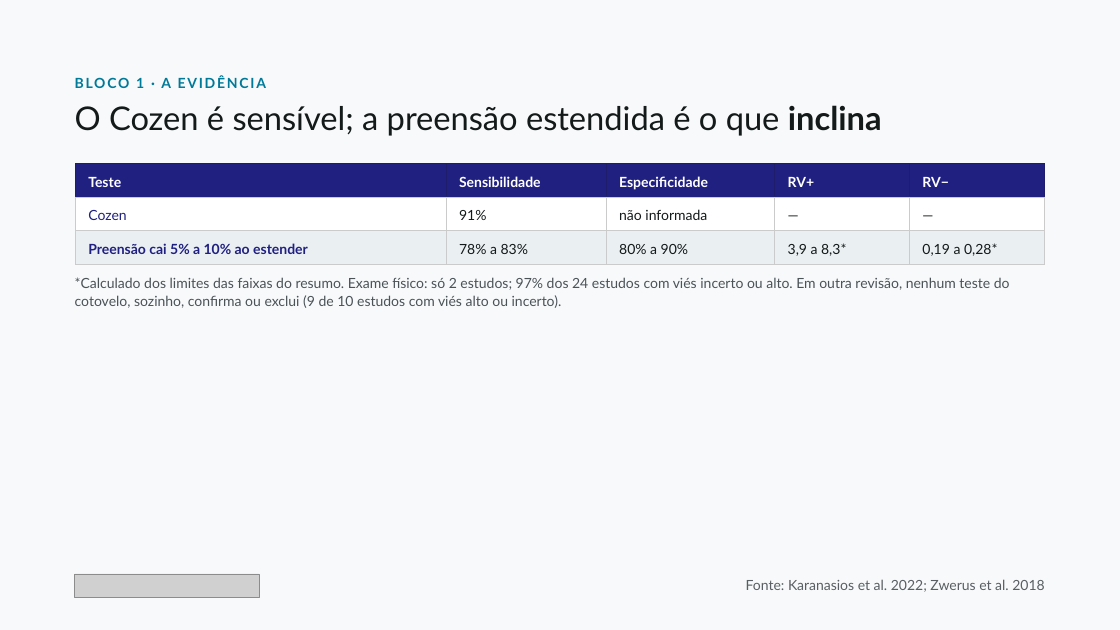
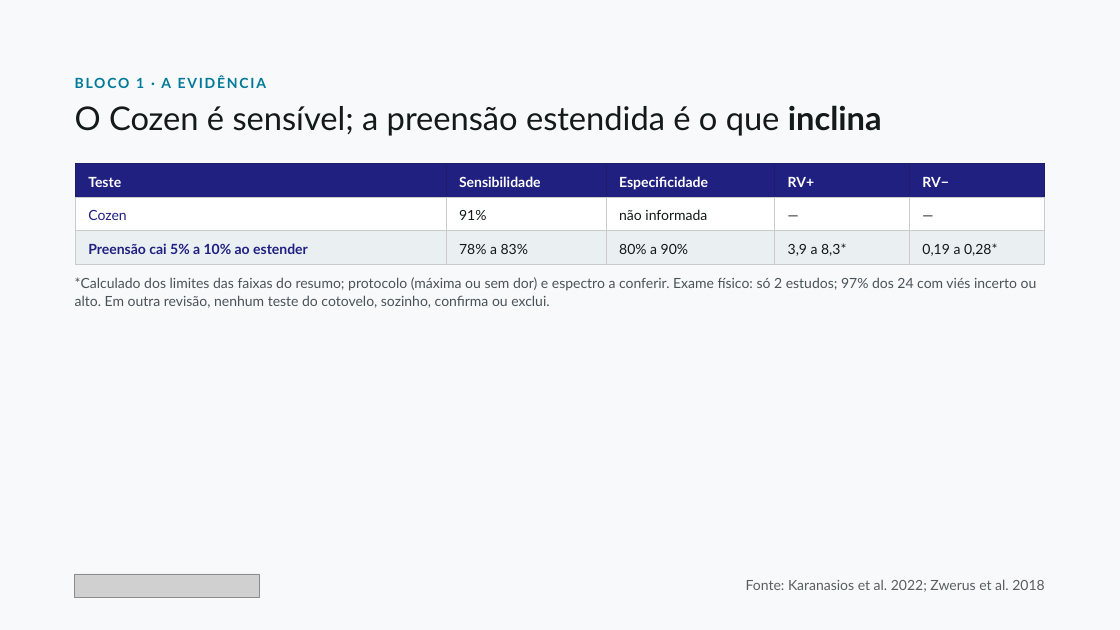
Before and after one commit to dossantosdanieel/illic, a slide deck: slide 6 of aulas/2026-11-cotovelo-lateral-1-diagnostico/04_aula/cotovelo-lateral-1-diagnostico.pptx. Drawn at 1120x630 pixels with LibreOffice and Linux fonts; fonts in the diff are those of the drawing; grey boxes stand for pictures. Boxes give left, top, right and bottom in pixels: in the first picture for what was removed or moved away, otherwise in the second. Text is boxed around its words. In the diff, an @@ line names an element or a change of style, - is before the commit and + after.

```diff
--- a/aulas/2026-11-cotovelo-lateral-1-diagnostico/04_aula/cotovelo-lateral-1-diagnostico.pptx
+++ b/aulas/2026-11-cotovelo-lateral-1-diagnostico/04_aula/cotovelo-lateral-1-diagnostico.pptx
@@ text at (75,277,1037,308): text changed @@
-*Calculado dos limites das faixas do resumo. Exame físico: só 2 estudos; 97% dos 24 estudos com viés incerto ou alto. Em outra revisão, nenhum teste do cotovelo, sozinho, confirma ou exclui (9 de 10 estudos com viés alto ou incerto).
+*Calculado dos limites das faixas do resumo; protocolo (máxima ou sem dor) e espectro a conferir. Exame físico: só 2 estudos; 97% dos 24 com viés incerto ou alto. Em outra revisão, nenhum teste do cotovelo, sozinho, confirma ou exclui.
```
Also in this commit, not shown: 18 other slides changed, 30 other files.
